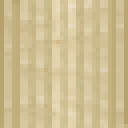
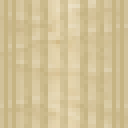
Layer changes from the first w=128, h=128 image to the second:
hid "Ebene 13" over left=0, top=0, right=128, bottom=128
showed "Ebene 8" over left=4, top=0, right=124, bottom=128
